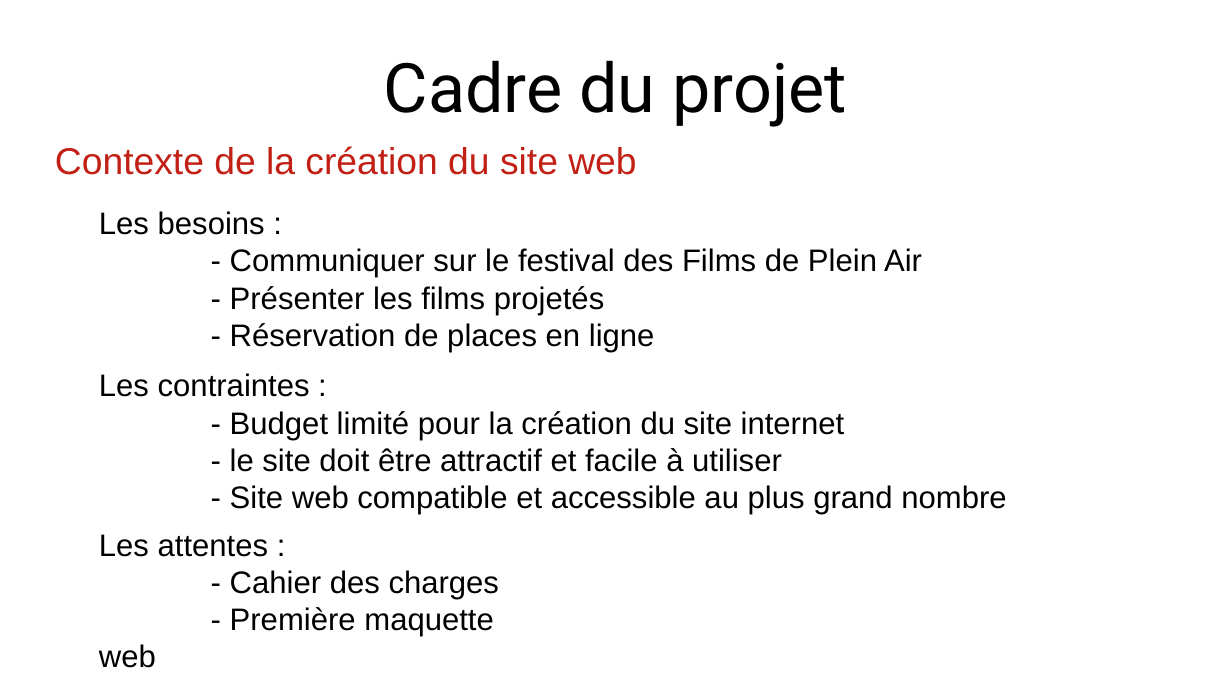
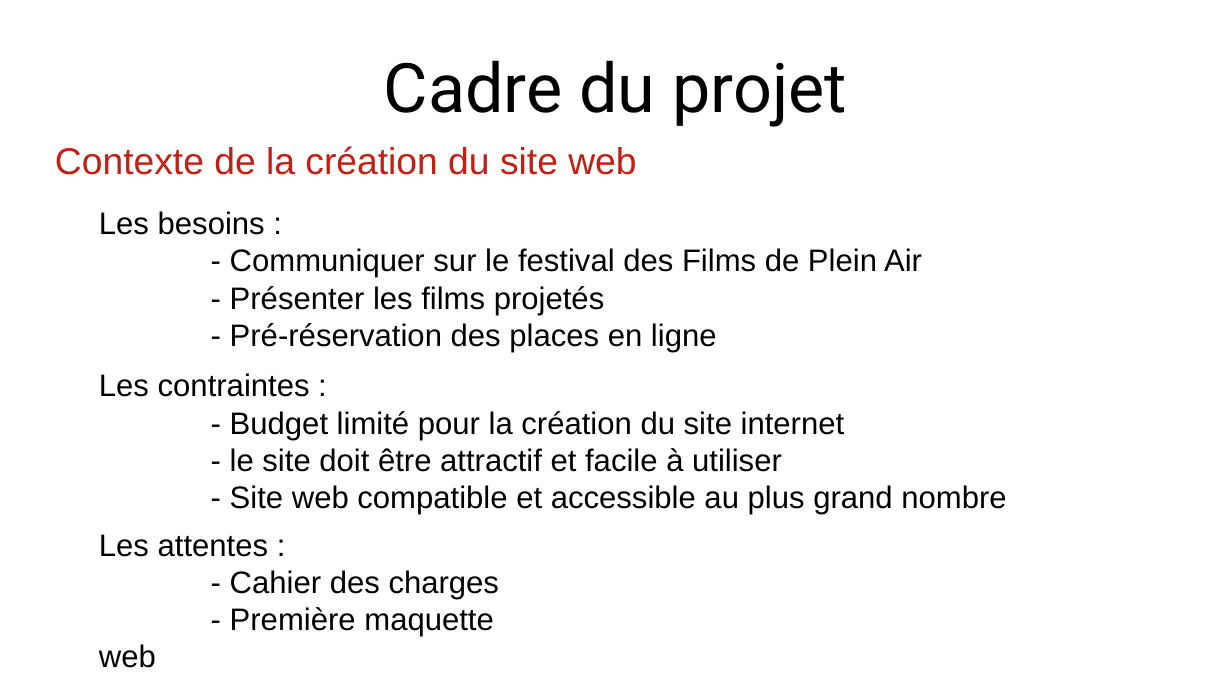
Before and after one commit to arcausin/Films-de-Plein-Air, a slide deck: slide 2 of soutenance.odp. Drawn at 1232x693 pixels with LibreOffice and Linux fonts; fonts in the diff are those of the drawing. Boxes give left, top, right and bottom in pixels: in the first picture for what was removed or moved away, otherwise in the second. Text is boxed around its words. In the diff, an @@ line names an element or a change of style, - is before the commit and + after.

```diff
--- a/soutenance.odp
+++ b/soutenance.odp
@@ text at (x1=230, y1=323, x2=717, y2=352): text changed @@
-- Réservation de places en ligne
+- Pré-réservation des places en ligne
```
Also in this commit, not shown: 2 other slides changed, 4 slides added, 2 slides removed, 1 other file.
